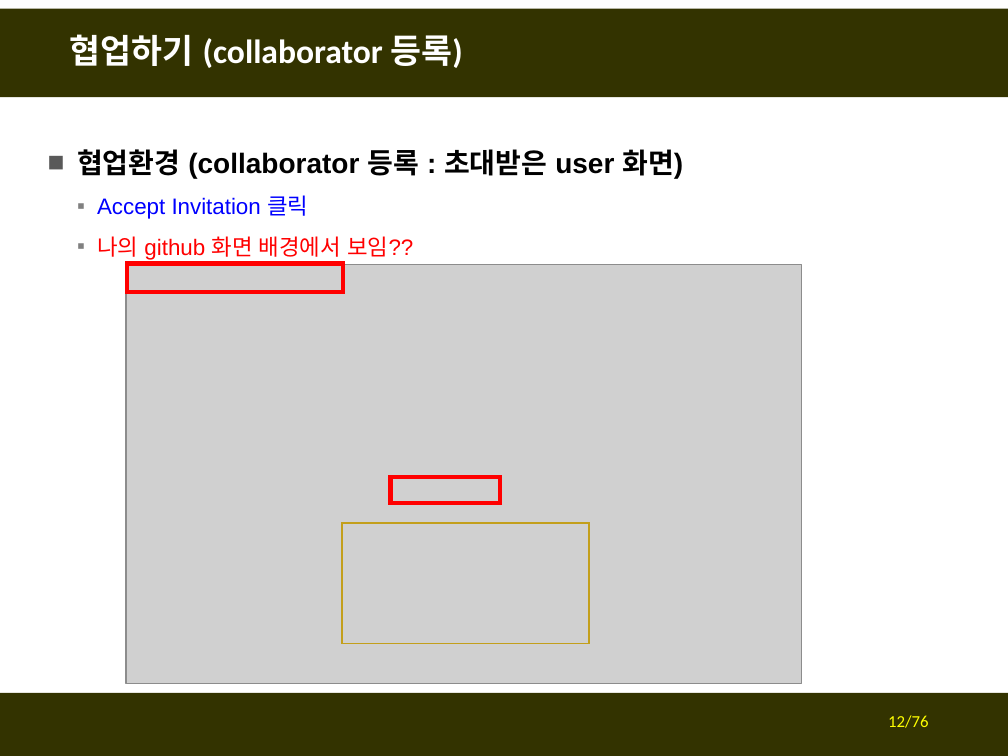
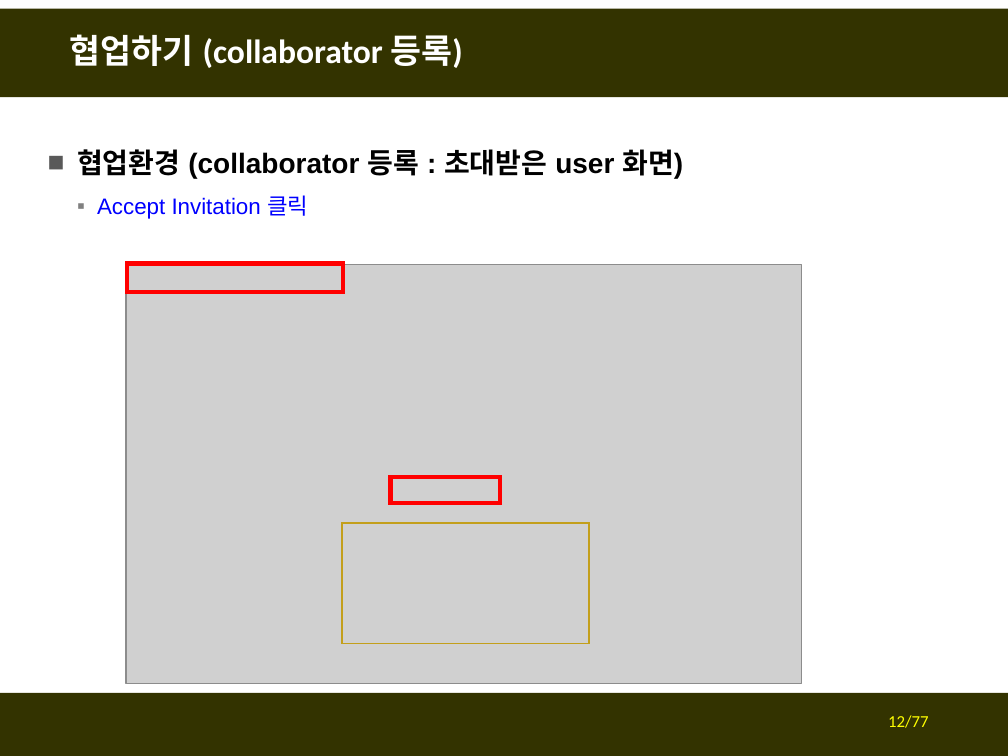
Before and after one commit to fasthill/github-lecture, a slide deck: slide 12 of git및github첫걸음4-협업하기.pptx. Drawn at 1008x756 pixels with LibreOffice and Linux fonts; fonts in the diff are those of the drawing; grey boxes stand for pictures. Boxes give left, top, right and bottom in pixels: in the first picture for what was removed or moved away, otherwise in the second. Text is boxed around its words. In the diff, an @@ line names an element or a change of style, - is before the commit and + after.

```diff
--- a/git및github첫걸음4-협업하기.pptx
+++ b/git및github첫걸음4-협업하기.pptx
@@ text at (97, 236, 413, 260): paragraph removed @@
-  ▪ 나의 github 화면 배경에서 보임??
@@ page number at (888, 715, 928, 728): text changed @@
-12/76
+12/77
```
Also in this commit, not shown: 9 other slides changed.
